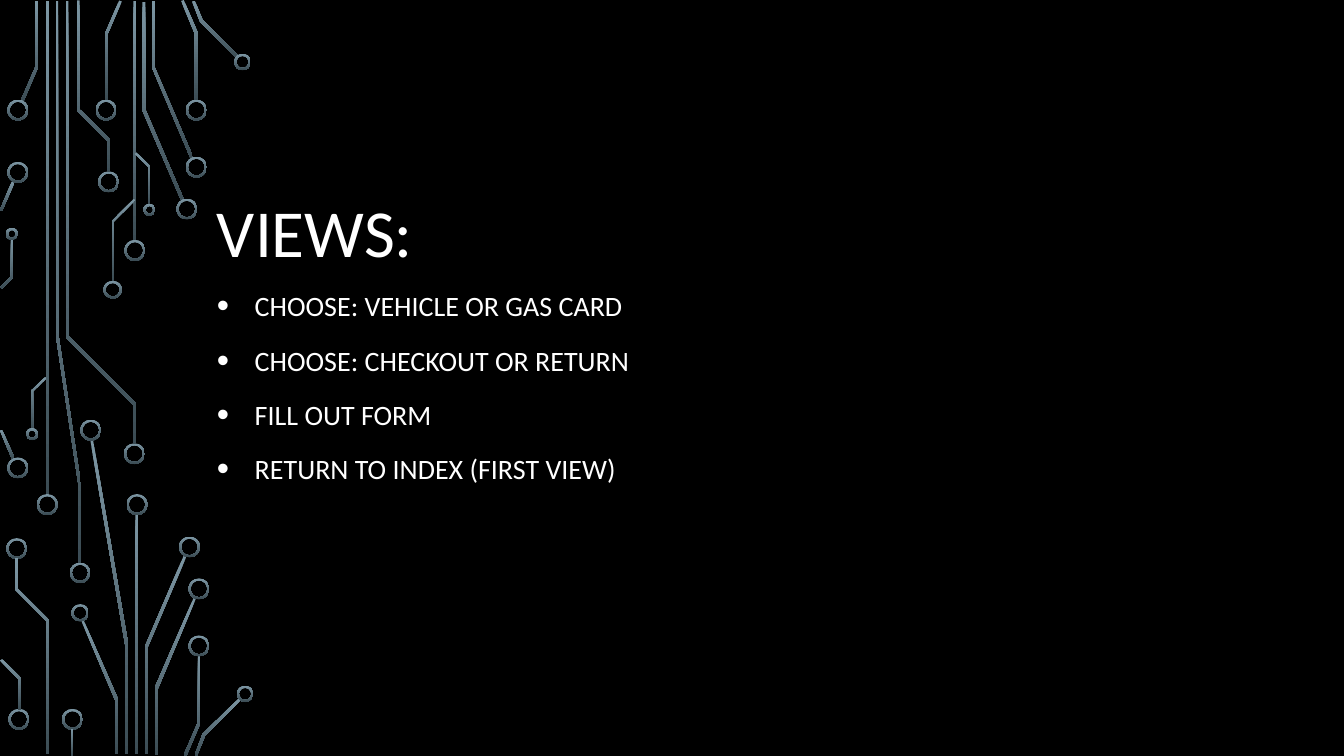
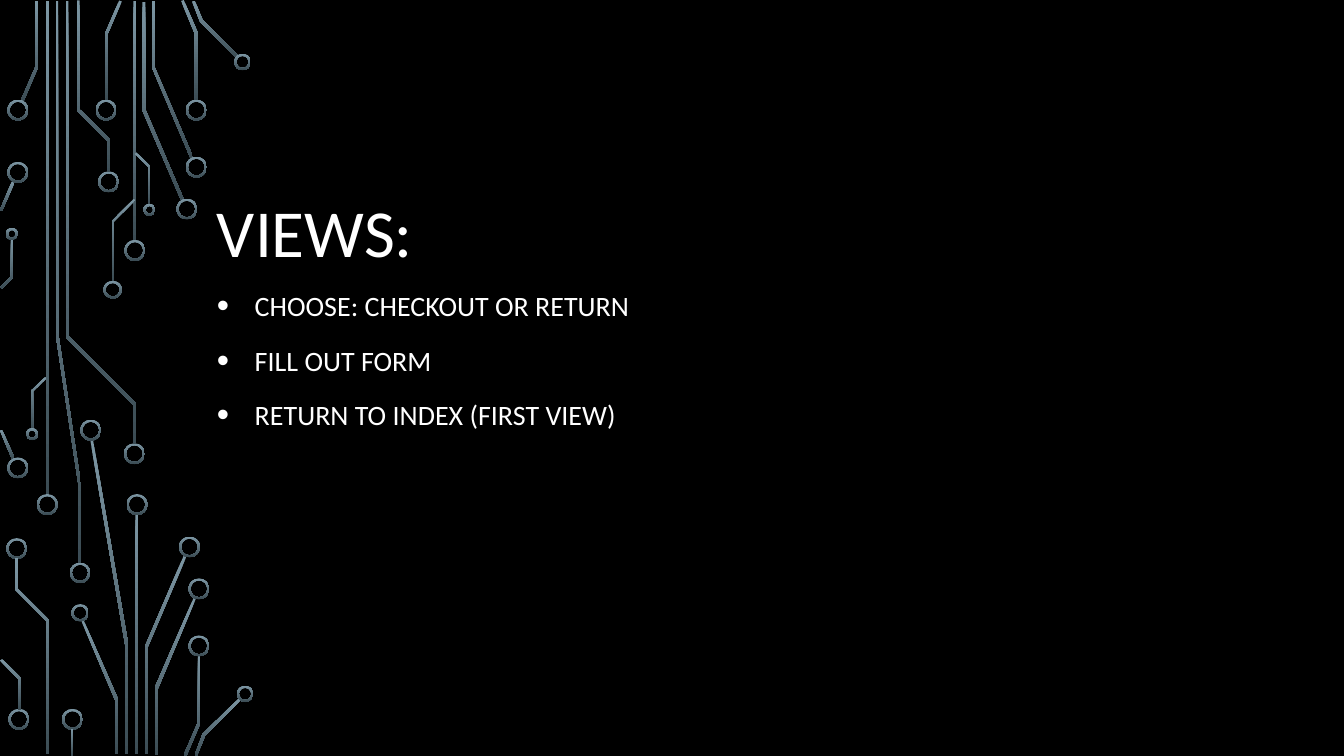
Before and after one commit to FNLHub/Vehicle-Management-System, a slide deck: slide 3 of Documents/Facilities App.pptx. Drawn at 1344x756 pixels with LibreOffice and Linux fonts; fonts in the diff are those of the drawing; background and template pictures are left out. Boxes give left, top, right and bottom in pixels: in the first picture for what was removed or moved away, otherwise in the second. Text is boxed around its words. In the diff, an @@ line names an element or a change of style, - is before the commit and + after.

```diff
--- a/Documents/Facilities App.pptx
+++ b/Documents/Facilities App.pptx
@@ subtitle at box(255, 297, 623, 317): paragraph removed @@
-• CHOOSE: VEHICLE OR GAS CARD
```
Also in this commit, not shown: 2 other slides changed.
